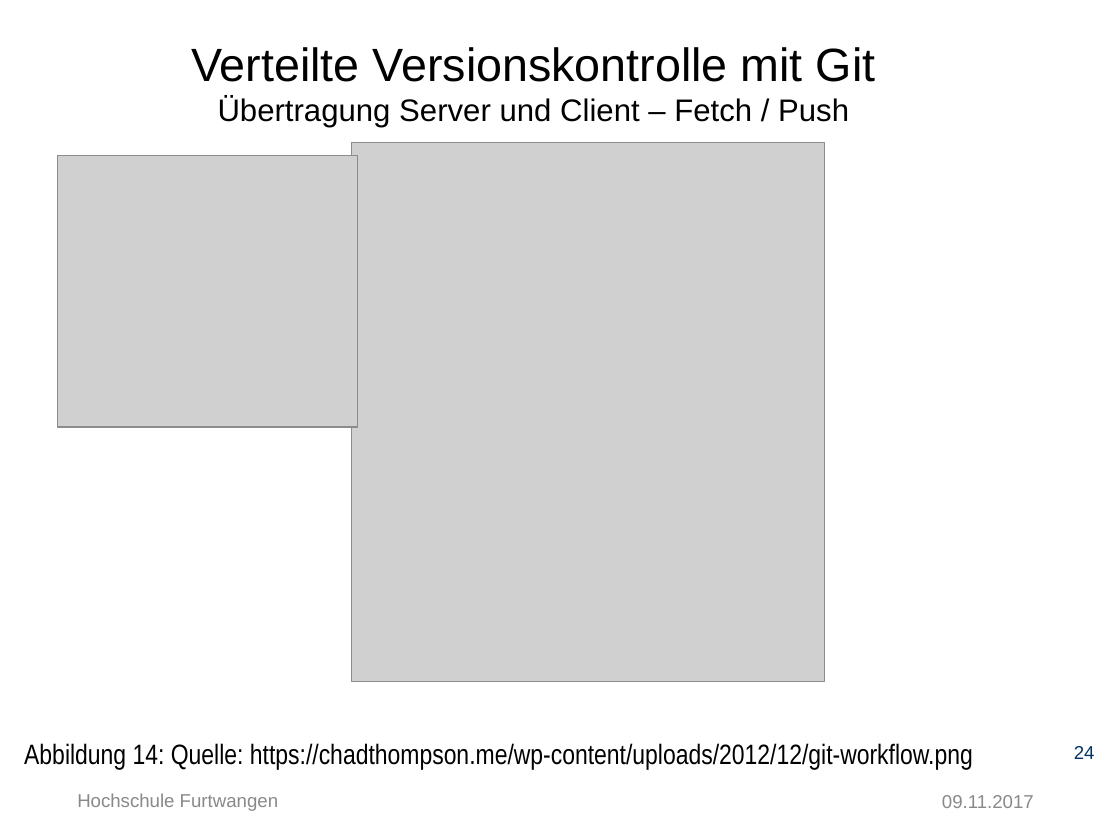
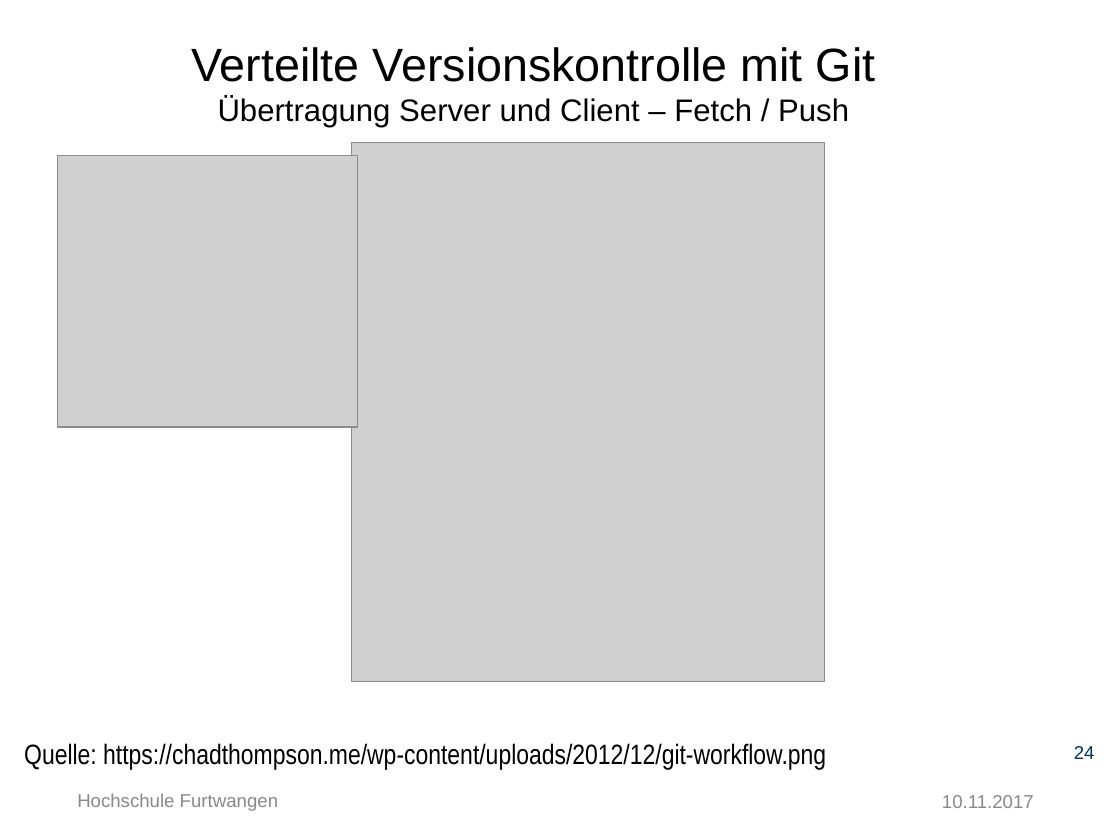
Before and after one commit to Ertugrul-Furtwangen/Erti, a slide deck: slide 24 of Thesis-Präsentation-Ertugrul_Özkara.pptx. Drawn at 1120x840 pixels with LibreOffice and Linux fonts; fonts in the diff are those of the drawing; grey boxes stand for pictures; background and template pictures are left out. Boxes give left, top, right and bottom in pixels: in the first picture for what was removed or moved away, otherwise in the second. Text is boxed around its words. In the diff, an @@ line names an element or a change of style, - is before the commit and + after.

```diff
--- a/Thesis-Präsentation-Ertugrul_Özkara.pptx
+++ b/Thesis-Präsentation-Ertugrul_Özkara.pptx
@@ text at [24, 743, 826, 770]: text changed @@
-Abbildung 14: Quelle: https://chadthompson.me/wp-content/uploads/2012/12/git-workflow.png
+Quelle: https://chadthompson.me/wp-content/uploads/2012/12/git-workflow.png
@@ text at [942, 795, 1034, 808]: text changed @@
-09.11.2017
+10.11.2017
```
Also in this commit, not shown: 41 other slides changed, 1 slide added.
